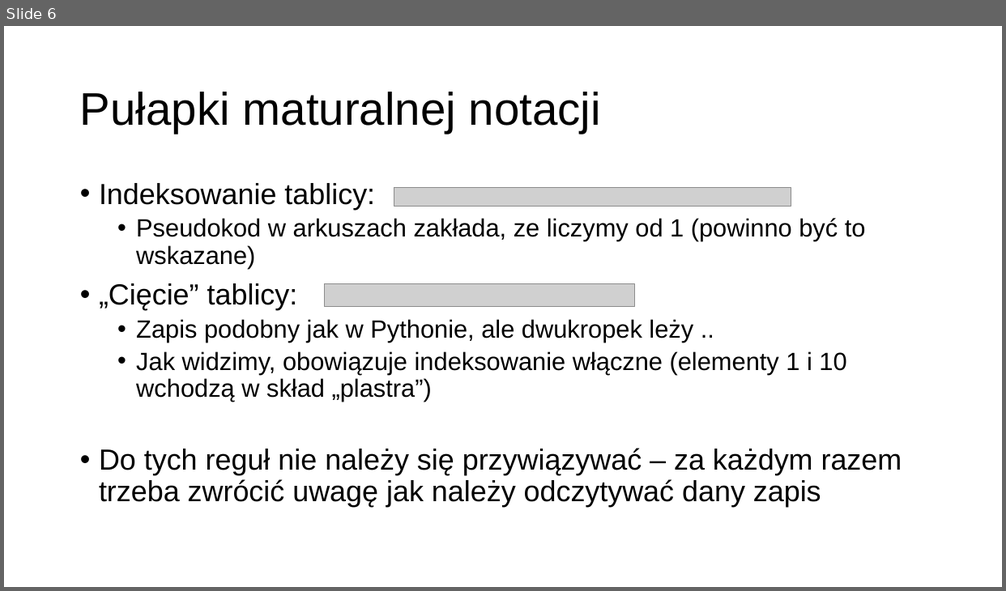
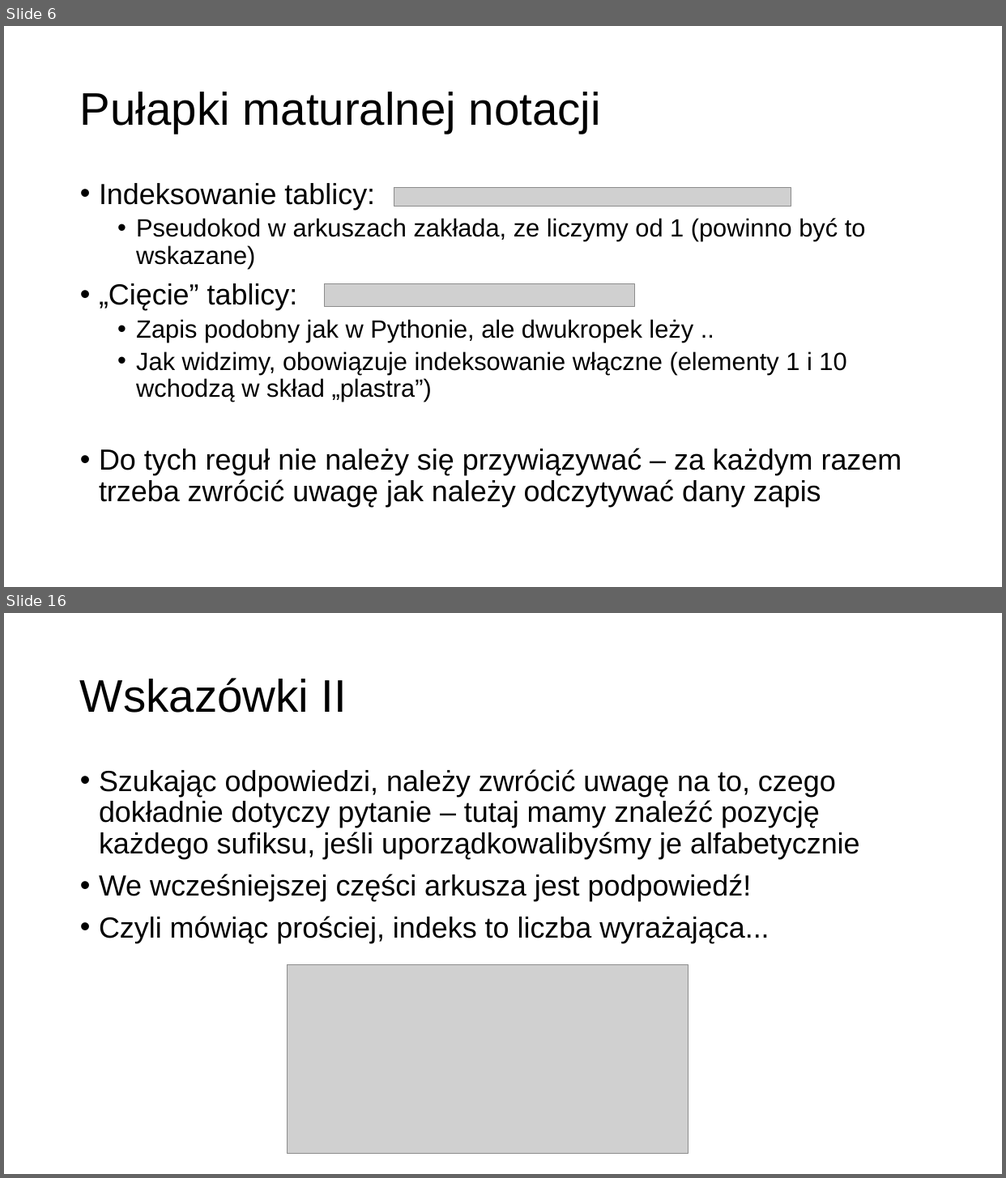
Before and after one commit to MikoStoro/ETI_Academy_Matura, a slide deck: prezentacje/Prezentacja3.pptx. Shown one above the other, each under a label of ours: slide 6 before the commit, slides 6 and 16 after it; the slides between them are not shown. The pictures are 1006x591 and 1006x1178 pixels, drawn with LibreOffice and Linux fonts; fonts in the diff are those of the drawing; grey boxes stand for pictures; background and template pictures are left out. Boxes give left, top, right and bottom in pixels: in the first picture for what was removed or moved away, otherwise in the second. Text is boxed around its words. In the diff, an @@ line names an element or a change of style, - is before the commit and + after.

```diff
--- a/prezentacje/Prezentacja3.pptx
+++ b/prezentacje/Prezentacja3.pptx
@@ slide 16 added at box(4, 613, 1002, 1174), background picture (left out) @@
@@ title added at box(80, 678, 347, 713), 44 pt, text #000000 @@
+Wskazówki II
@@ text added at box(99, 769, 860, 943), 28 pt, text #000000 @@
+• Szukając odpowiedzi, należy zwrócić uwagę na to, czego dokładnie dotyczy pytanie – tutaj mamy znaleźć pozycję każdego sufiksu, jeśli uporządkowalibyśmy je alfabetycznie
+• We wcześniejszej części arkusza jest podpowiedź!
+• Czyli mówiąc prościej, indeks to liczba wyrażająca...
@@ picture added at box(287, 965, 688, 1153) @@
```
Also in this commit, not shown: 1 slide changed, 10 other slides added, 1 slide removed, 3 other files.
